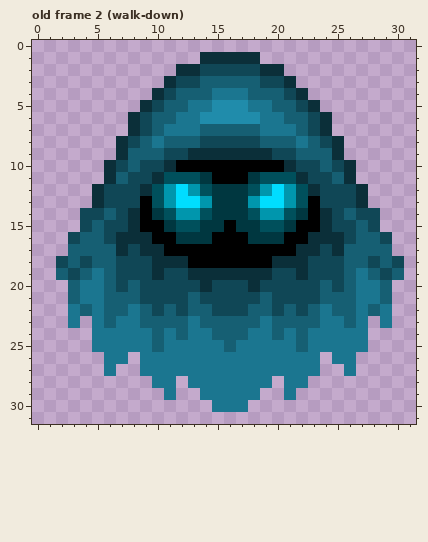
Pixel-art file -- assets/PIPOYA FREE RPG Character Sprites 32x32/Enemy/anim/Enemy 15-2.aseprite. Above, as it was before the edit.
32x32 pixels, 16 frames. Shown: old frame 2 (walk-down). The commit also changed other frames, which this record leaves out.
Now the later version:
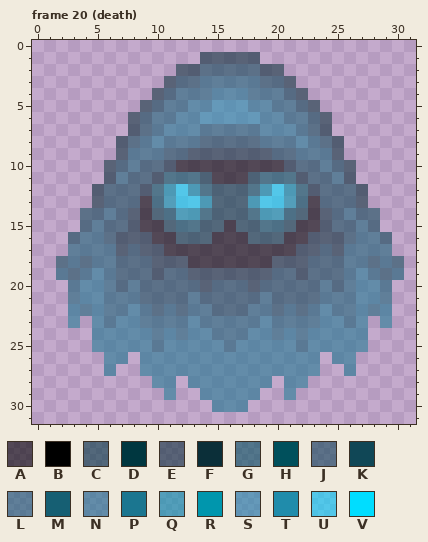
Palette (. is transparent): A #00000093  B #000000  C #00374093  D #003740  E #0b2f3993  F #0b2f39  G #00505c93  H #00505c  J #10475693  K #104756  L #165f7393  M #165f73  N #1b769093  P #1b7690  Q #0096ad93  R #0096ad  S #208cab93  T #208cab  U #00ddff93  V #00ddff
A new or re-ordered frame is compared with the old frame closest to it.
The author wrote: enemy death animation
Edits made:
frames 16 -> 22
Changed rows in their new state; - is an unchanged pixel.
Frame 20 (death) is new; against old frame 2 (walk-down):
first column x 2:
 1 ------------EEEEE------------
 2 ----------EEJJJJJEE----------
 3 ---------EJJLLLLLJJE---------
 4 --------EJLLLNNNLLLJE--------
 5 -------EJLLNNSSSNNLLJE-------
 6 ------EJLLNNSSSSSNNLLJE------
 7 ------EJLNNNLLLLLNNNLJE------
 8 -----EJLNLLLJJJJJLLLNLJE-----
 9 -----ELLLJJEEEEEEEJJLLLE-----
10 ----EJLJJEAAAAAAAAAEJJLJE----
11 ----ELJJEGGGCAAACGGGEJJLE----
12 ---EJJJEGQUQGCCCGQUQGEJJJE---
13 ---EJJJAGQUUQCCCQUUQGAJJJE---
14 --JJLJEACGQQGCCCGQQGCAEJLJJ--
15 --JLJJEAACGGCCACCGGCAAEJJLJ--
16 -JLLJEEEAACCCAAACCCAAEEEJLLJ-
17 -LLLLEJEEAAAAAAAAAAAEEJELLLL-
18 JLJLLJJJEEEAAAAAAAEEEJJJLLJLJ
19 LJLNLJJJEJJEEEEEEEJJEJJJLNLJL
20 -LNNLJLJJJJJEJJJEJJJJJLJLNNL-
21 -LNNLLLJJJJLJJJJJLJJJJLLLNNL-
22 -NLNLLNLJLJLLJJJLLJLJLNLLNLN-
23 -N-NLNNLLLLNLLLLLNLLLLNNLN-N-
24 ---NNNNNLNLNNLLLNNLNLNNNNN---
25 ---NNNNNLNNNNNLNNNNNLNNNNN---
26 ----NN-NNNNNNNNNNNNNNN-NN----
27 ----N--NNNNNNNNNNNNNNN--N----
28 --------NN-NNNNNNN-NN--------
29 ---------N--NNNNN--N---------
30 -------------NNN-------------
Boxes around the changes in both pictures, in picture pixels (x1, y1, x2, y2):
changed: (56, 52, 404, 412)
